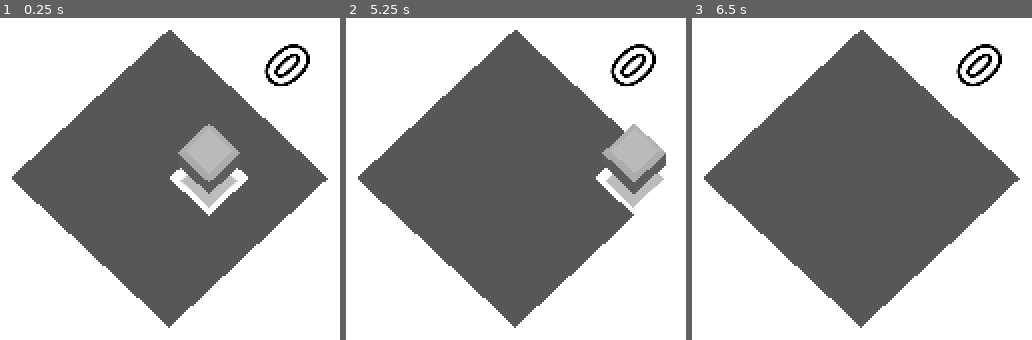
Above: before the commit, frames 1-3 (left to right).
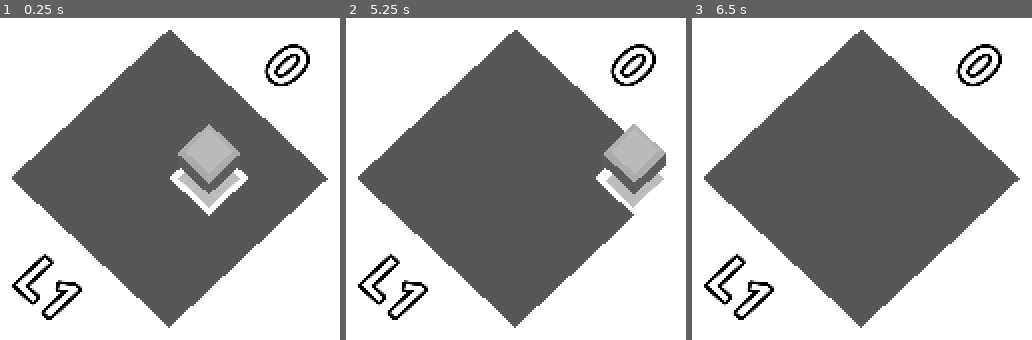
Above: after the commit, the same moments.

Repository: AlnisS/loop-stuff
Game: Godot game, scene res://main.tscn
Same seed, same stepped clock (60 frames per second), same inputs: the game is played once before the commit and once after it.
Inputs (mouse positions are in pixels of both pictures, inside the frame that each line leads up to):
- Up to frame 1 (0.25 s): no input
- Up to frame 2 (5.25 s): tap Enter at 0.5, 2, 3.5 s; move the mouse to (outside the picture) at 0.52 s; click (outside the picture) at 0.6 s; tap Space at 1.25, 2.75, 4.25 s; move the mouse to (outside the picture) at 1.27 s; click (outside the picture) at 1.35 s; move the mouse to (outside the picture) at 2.02 s; click (outside the picture) at 2.1 s; move the mouse to (outside the picture) at 2.77 s; click (outside the picture) at 2.85 s; move the mouse to (outside the picture) at 3.52 s; click (outside the picture) at 3.6 s; move the mouse to (outside the picture) at 4.27 s; click (outside the picture) at 4.35 s; move the mouse to (635, 191) at 5.02 s; click (635, 191) at 5.1 s
- Up to frame 3 (6.5 s): move the mouse to (outside the picture) at 5.77 s; click (outside the picture) at 5.85 s

The runs differ from the first frame. In frame 1, 1.1% of the frame differs, in the area x 3-71%, y 33-94%; in frame 2, 1.0%; in frame 3, 0.9%.

Commit message:
Add level names and tweak loop position
- L1, L2... level names in 3D
- Adjust loop position to be a little less moving around when placing

Diff:
--- a/main.gd
+++ b/main.gd
@@ -37,7 +37,7 @@
 			dloop.z1 = hovered_tile.position.z
 			dloop.z2 = hovered_tile.position.z
 			dloop.color = 0  # gray
-			dloop.position = Vector3(0.02, 0.1, 0.02)
+			dloop.position = Vector3(0.002, 0.01, 0.002)
 			level.get_node("Loops").add_child(dloop)
 		if !is_drawing_loop:
 			dloop.x1 = hovered_tile.position.x
--- a/main.tscn
+++ b/main.tscn
@@ -177,6 +177,13 @@
 font_size = 128
 outline_size = 32
 
+[node name="Name" type="Label3D" parent="Levels/Level1"]
+transform = Transform3D(1, 0, 0, 0, -4.37114e-08, 1, 0, -1, -4.37114e-08, -0.5, -0.9, 3.5)
+pixel_size = 0.008
+text = "L1"
+font_size = 128
+outline_size = 32
+
 [node name="Next" type="Label3D" parent="Levels/Level1"]
 transform = Transform3D(1, 0, 0, 0, -4.37114e-08, 1, 0, -1, -4.37114e-08, 3, -0.9, 0)
 pixel_size = 0.01
@@ -326,6 +333,13 @@
 font_size = 128
 outline_size = 32
 
+[node name="Name" type="Label3D" parent="Levels/Level2"]
+transform = Transform3D(1, 0, 0, 0, -4.37114e-08, 1, 0, -1, -4.37114e-08, 0, -0.9, 4.5)
+pixel_size = 0.008
+text = "L2"
+font_size = 128
+outline_size = 32
+
 [node name="Back" type="Label3D" parent="Levels/Level2"]
 transform = Transform3D(1, 0, 0, 0, -4.37114e-08, 1, 0, -1, -4.37114e-08, -4, -0.9, 0)
 pixel_size = 0.01
